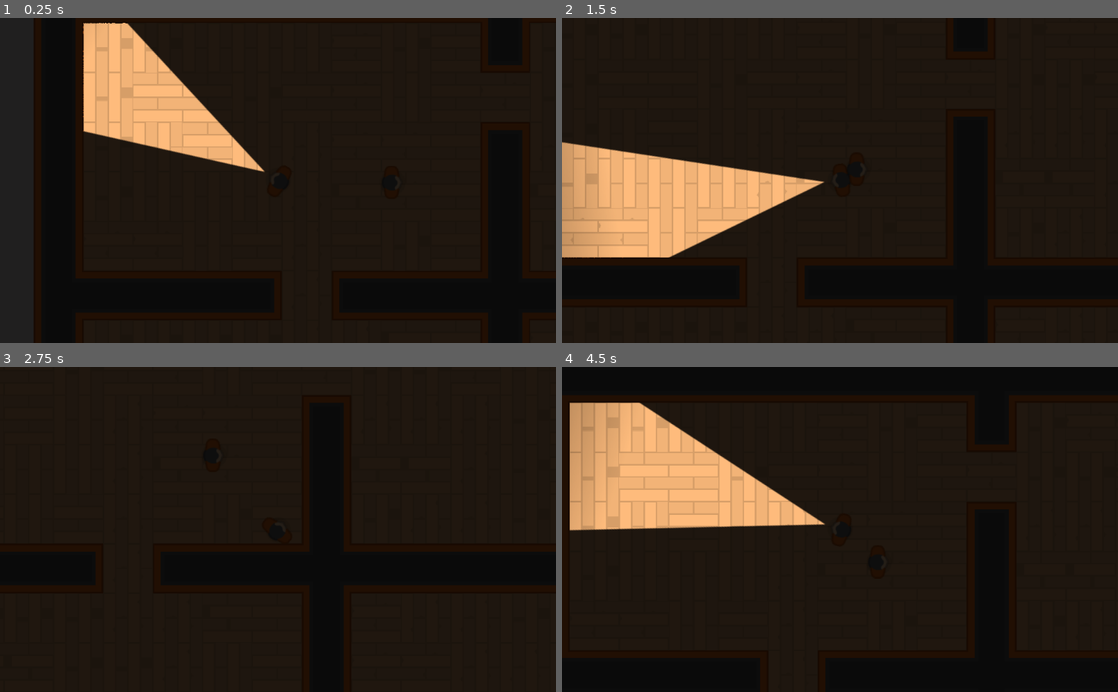
Above: before the commit, frames 1-4 (two rows, left to right).
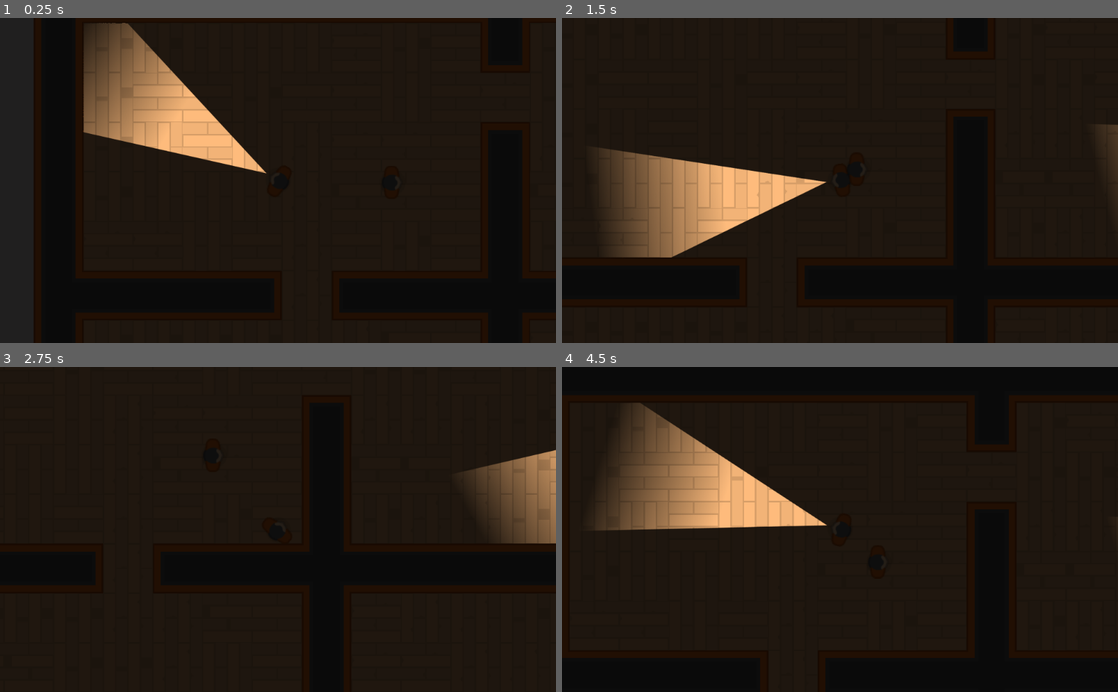
Above: after the commit, the same moments.

Repository: vivekbhandari93/Heist-Master-2D
Game: Godot game, scene res://Levels/TemplateLevel.tscn
The game is run twice, just before and just after one commit, with the same random seed, the same clock (stepped at 60 frames per second) and the same inputs. The project has no main scene, so this scene is started directly.
Inputs (mouse positions are in pixels of both pictures, inside the frame that each line leads up to):
- Up to frame 1 (0.25 s): no input
- Up to frame 2 (1.5 s): tap Enter at 0.5 s; move the mouse to (962, 164) at 0.52 s; hold D (right) 0.53-1.28 s; tap Space (torch_toggle) at 0.6, 1.35 s; move the mouse to (728, 196) at 1.27 s; hold S (down) from 1.28 s (still down)
- Up to frame 3 (2.75 s): move the mouse to (333, 458) at 2.02 s; release S (down) at 2.03 s; hold D (right) from 2.03 s (still down); tap Space (torch_toggle) at 2.1 s
- Up to frame 4 (4.5 s): move the mouse to (812, 594) at 2.77 s; release D (right) at 2.78 s; hold W (up) 2.78-3.53 s; tap Space (torch_toggle) at 2.85, 3.6, 4.35 s; move the mouse to (1006, 578) at 3.52 s; hold A (left) from 3.53 s (still down); move the mouse to (673, 480) at 4.27 s

The runs differ from the first frame. In frame 1, 5.1% of the frame differs, in the area x 14-48%, y 1-48%; in frame 2, 8.8%; in frame 3, 3.4%; in frame 4, 9.2%, in the area x 1-48%, y 10-51%.

Commit message:
Security Cameras Added with animation.

Diff:
--- /dev/null
+++ b/Cameras/Camera.tscn
@@ -0,0 +1,52 @@
+[gd_scene load_steps=6 format=2]
+
+[ext_resource path="res://GFX/PNG/Tiles/tile_463.png" type="Texture" id=1]
+[ext_resource path="res://GFX/PNG/Tiles/tile_536.png" type="Texture" id=2]
+[ext_resource path="res://Lightmaps/Torch.tscn" type="PackedScene" id=3]
+
+[sub_resource type="RectangleShape2D" id=1]
+extents = Vector2( 20.6989, 18.6561 )
+
+[sub_resource type="Animation" id=2]
+resource_name = "RotateCamera"
+length = 8.0
+loop = true
+step = 1.0
+tracks/0/type = "value"
+tracks/0/path = NodePath("KinematicBody2D:rotation_degrees")
+tracks/0/interp = 1
+tracks/0/loop_wrap = true
+tracks/0/imported = false
+tracks/0/enabled = true
+tracks/0/keys = {
+"times": PoolRealArray( 0, 2, 4, 6 ),
+"transitions": PoolRealArray( 1, 1, 1, 1 ),
+"update": 0,
+"values": [ 30.0, -30.0, -30.0, 30.0 ]
+}
+
+[node name="Camera" type="Node2D"]
+
+[node name="Sprite" type="Sprite" parent="."]
+scale = Vector2( 0.1, 0.25 )
+texture = ExtResource( 1 )
+
+[node name="KinematicBody2D" type="KinematicBody2D" parent="."]
+position = Vector2( 5.7, 0 )
+rotation = 0.523599
+
+[node name="Sprite" type="Sprite" parent="KinematicBody2D"]
+rotation = 1.5708
+scale = Vector2( 0.25, 0.25 )
+texture = ExtResource( 2 )
+
+[node name="CollisionShape2D" type="CollisionShape2D" parent="KinematicBody2D"]
+visible = false
+shape = SubResource( 1 )
+
+[node name="Torch" parent="KinematicBody2D" instance=ExtResource( 3 )]
+position = Vector2( 5, 0 )
+
+[node name="AnimationPlayer" type="AnimationPlayer" parent="."]
+autoplay = "RotateCamera"
+anims/RotateCamera = SubResource( 2 )
--- a/Levels/TemplateLevel.tscn
+++ b/Levels/TemplateLevel.tscn
@@ -1,8 +1,9 @@
-[gd_scene load_steps=4 format=2]
+[gd_scene load_steps=5 format=2]
 
 [ext_resource path="res://Tiles/TileSet.tres" type="TileSet" id=1]
 [ext_resource path="res://Characters/PlayerCharacter.tscn" type="PackedScene" id=2]
 [ext_resource path="res://Characters/TemplateCharacter.tscn" type="PackedScene" id=3]
+[ext_resource path="res://Cameras/Camera.tscn" type="PackedScene" id=4]
 
 [node name="TemplateLevel" type="Node2D"]
 
@@ -23,3 +24,7 @@
 
 [node name="TemplateCharacter" parent="." instance=ExtResource( 3 )]
 position = Vector2( 399.259, 205.765 )
+
+[node name="Camera" parent="." instance=ExtResource( 4 )]
+position = Vector2( 1021.72, 156.34 )
+rotation = 3.14159
--- a/Lightmaps/Torch.tscn
+++ b/Lightmaps/Torch.tscn
@@ -4,6 +4,7 @@
 
 [node name="Torch" type="Light2D"]
 position = Vector2( 15, 0 )
+scale = Vector2( 0.5, 0.5 )
 texture = ExtResource( 1 )
 offset = Vector2( 320, 0 )
 shadow_enabled = true
